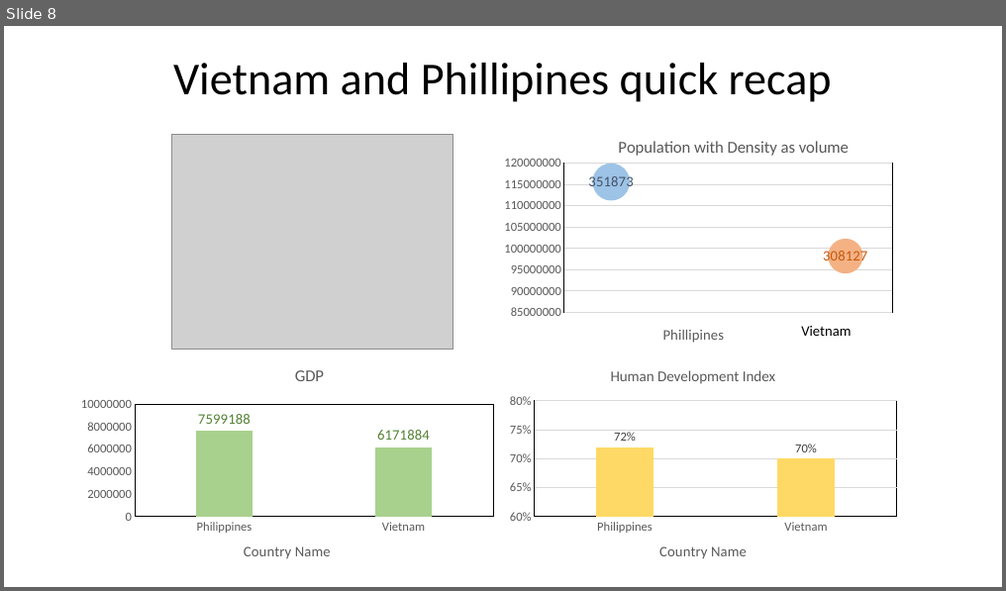
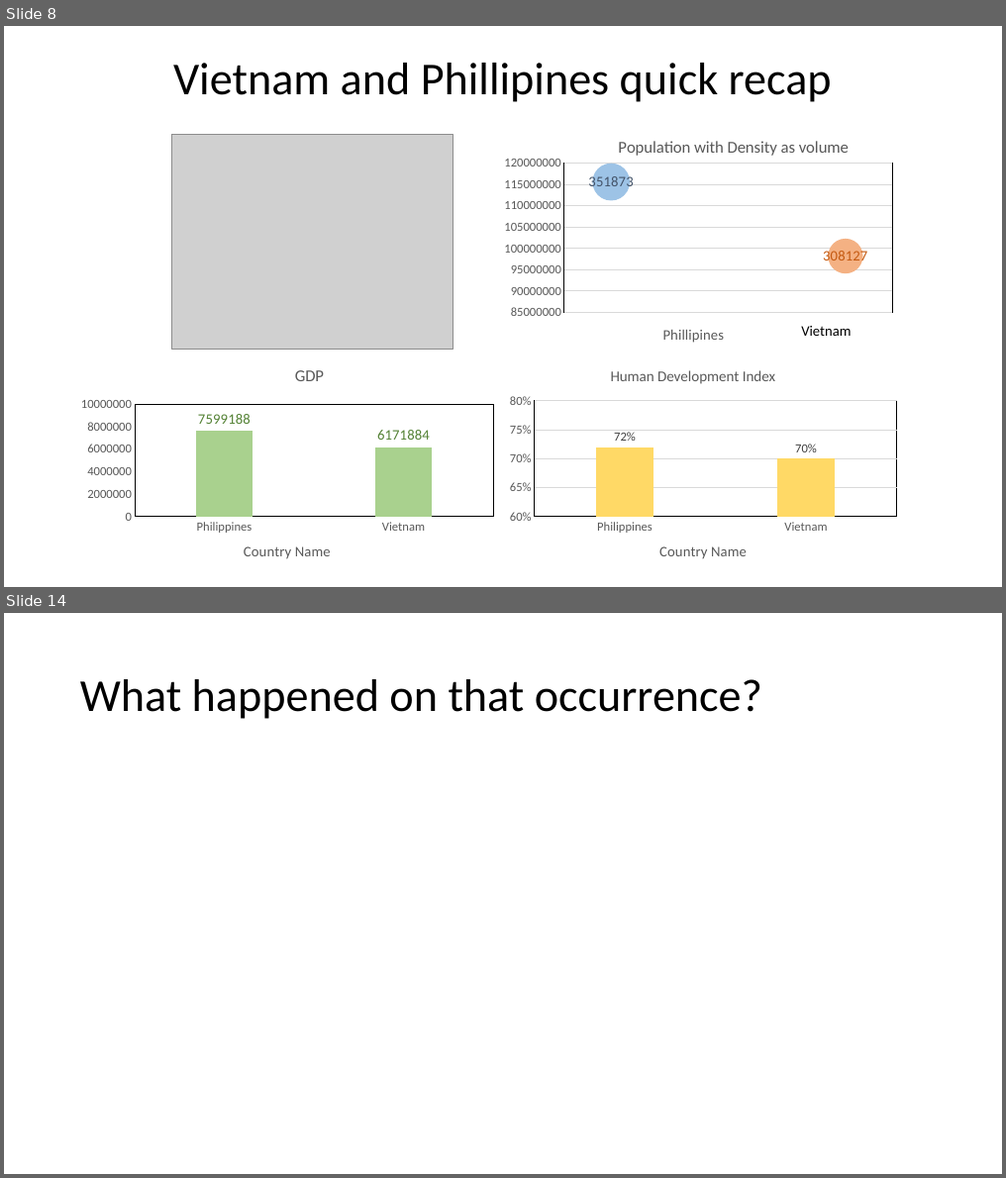
Before and after one commit to HadiSyahputraa/World-WIde-COVID, a slide deck: Final_Report.pptx. Shown one above the other, each under a label of ours: slide 8 before the commit, slides 8 and 14 after it; the slides between them are not shown. The pictures are 1006x591 and 1006x1178 pixels, drawn with LibreOffice and Linux fonts; fonts in the diff are those of the drawing; grey boxes stand for pictures. Boxes give left, top, right and bottom in pixels: in the first picture for what was removed or moved away, otherwise in the second. Text is boxed around its words. In the diff, an @@ line names an element or a change of style, - is before the commit and + after.

```diff
--- a/Final_Report.pptx
+++ b/Final_Report.pptx
@@ slide 14 added at <box>4,613,1002,1174</box>, background #FFFFFF @@
@@ title added at <box>80,679,762,719</box>, 44 pt, text #000000 @@
+What happened on that occurrence?
```
Also in this commit, not shown: 2 slides changed, 8 other slides added, 2 slides removed.
